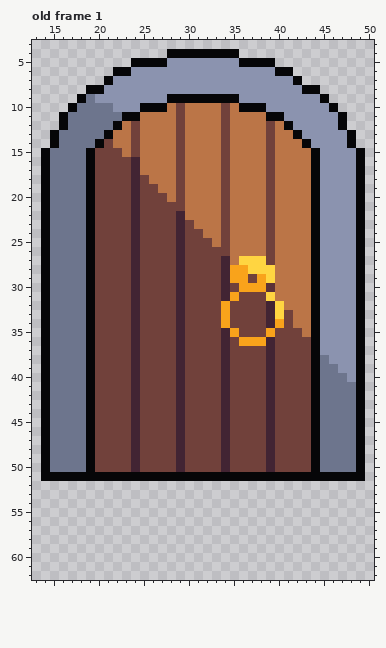
Edited in one commit: pixel-art file (sprites/aseprite/door_closed.aseprite). This is how it looked before the edit.
64x64 pixels, 1 frame. Shown: old frame 1: x 13..50, y 3..62. The commit also changed other frames, which this record leaves out.
After the commit:
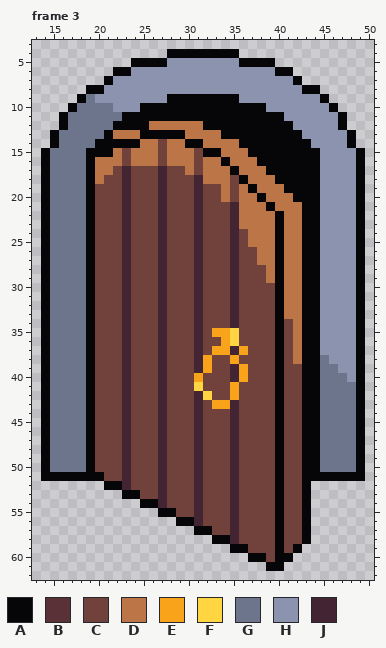
Palette (. is transparent): A #060608  B #5b3138  C #71413b  D #bb7547  E #f9a31b  F #ffd541  G #6d758d  H #8b93af  J #422433
A new or re-ordered frame is compared with the old frame closest to it.
Diff:
frames 1 -> 3
layer "Door" added
layer "knob" added
layer "Layer 1" removed
Changed rows in their new state; - is an unchanged pixel.
Frame 3 is new; against old frame 1, layers "knob", "Door":
first column x 20:
10 --------AAAAAAAA--------
11 -----AAAAAAAAAAAAAA-----
12 ---AAA---D--AAAAAAAAA---
13 ----DAAAAA----AAAAAAAA--
14 -AAAA--C-DAA--D-AAAAAAA-
15 AADCD--C-D-CAAD--AAAAAAA
16 DDD-D--C-D-C--A---AAAAAA
17 DD-JCCCJC--C--DA---AAAAA
18 D--JC-CJC-CJ--DCA--DAAAA
19 ---JC--JC-CJCCDC-A-D-AAA
20 ---JC--JC-CJCCDC--AD--AA
21 ---JC--J--CJCC-J---A---A
22 ---JC--J-CCJCC-J---DA--A
23 ---JC--J-C-JCC-J---DA--A
24 ---JC--J-C-JCC-JC--DA--A
25 ---JC--J-C-J-C-JC--DA--A
26 ---JC--J-C-J---JCC-DA--A
27 ---JC--J-C-J--CJCCDDA--A
28 ---JC--J-C-J--CJCCCDA--A
29 ---JC--J-C-J--CJC-CDA--A
30 ---JC--J-C-J--CJCCCCA--A
31 ---JC--J-C-J--CJ---CA--A
32 ---JC--J-C-J--CJ---CA--A
33 ---JC--J-C-J--CJ---CAD-A
34 ---JC--J-C-J--CJ---CA--A
35 ---JC--J-C-J-EEF---CA-DA
36 ---JC--J-C-J--EFCCCCA-DA
37 ---JC--J-C-J-EEJE--CA-DA
38 ---JC--J-C-JE-CE---CA-DA
39 ---JC--J-C-JE-CJE--CA--A
40 ---JC--J-C-E--CJE--CA--A
41 ---JC--J-C-F--CE---CA--A
42 ---JC--J-C-JF-CE---CA--A
43 ---JC--J-C-J-EEJ---CA--A
44 ---JC--J-C-J--CJ---CA--A
45 ---JC--J-C-J--CJ---CA--A
46 ---JC--J-C-J--CJ---CA--A
47 ---JC--J-C-J--CJ---CA--A
48 ---JC--J-C-J--CJ---CA--A
49 ---JC--J-C-J--CJ---CA--A
50 ---JC--J-C-J--CJ---CA--A
51 -CCJCCCJCCCJCCCJCCCC-CC-
52 -AAJCCCJCCCJCCCJCCCCACCA
53 ---AACCJCCCJCCCJCCCCACCA
54 -----AAJCCCJCCCJCCCCACCA
55 -------AACCJCCCJCCCCACCA
56 ---------AAJCCCJCCCCACCA
57 -----------AACCJCCCCACCA
58 -------------AAJCCCCACCA
59 ---------------AACCCACA-
60 -----------------AACAA--
61 -------------------AA---
Where, in picture pixels (left, top, right, bottom), the same in both pictures:
changed: (95, 103, 311, 571)
